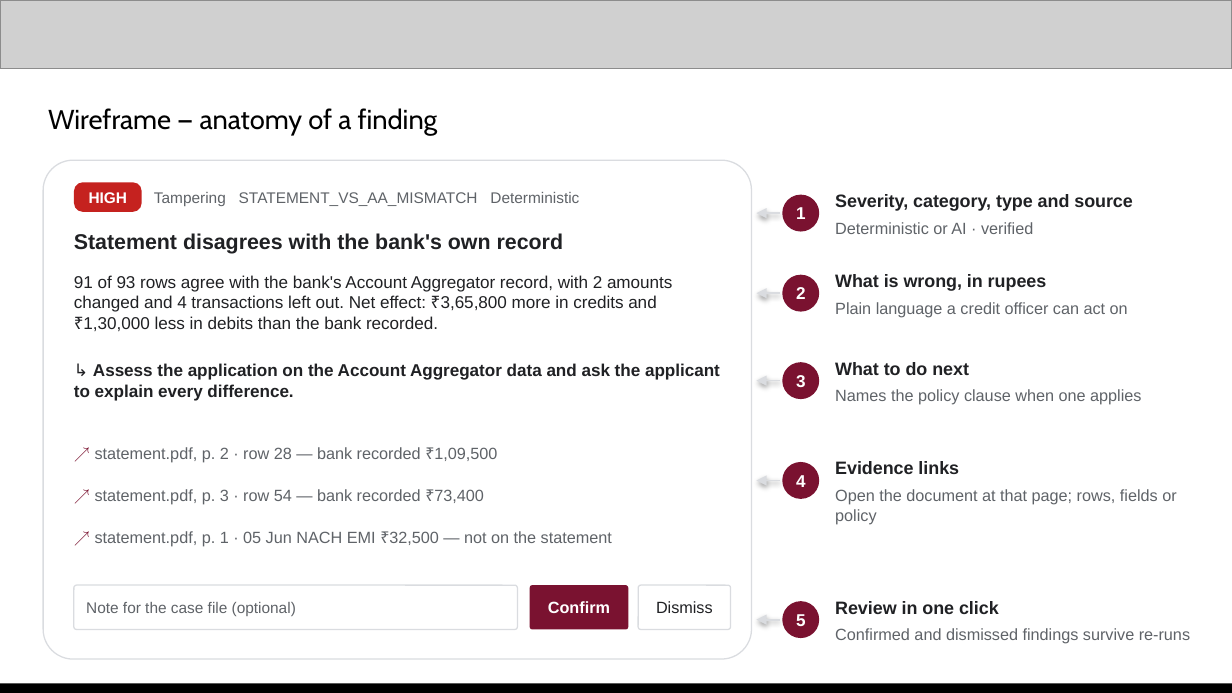
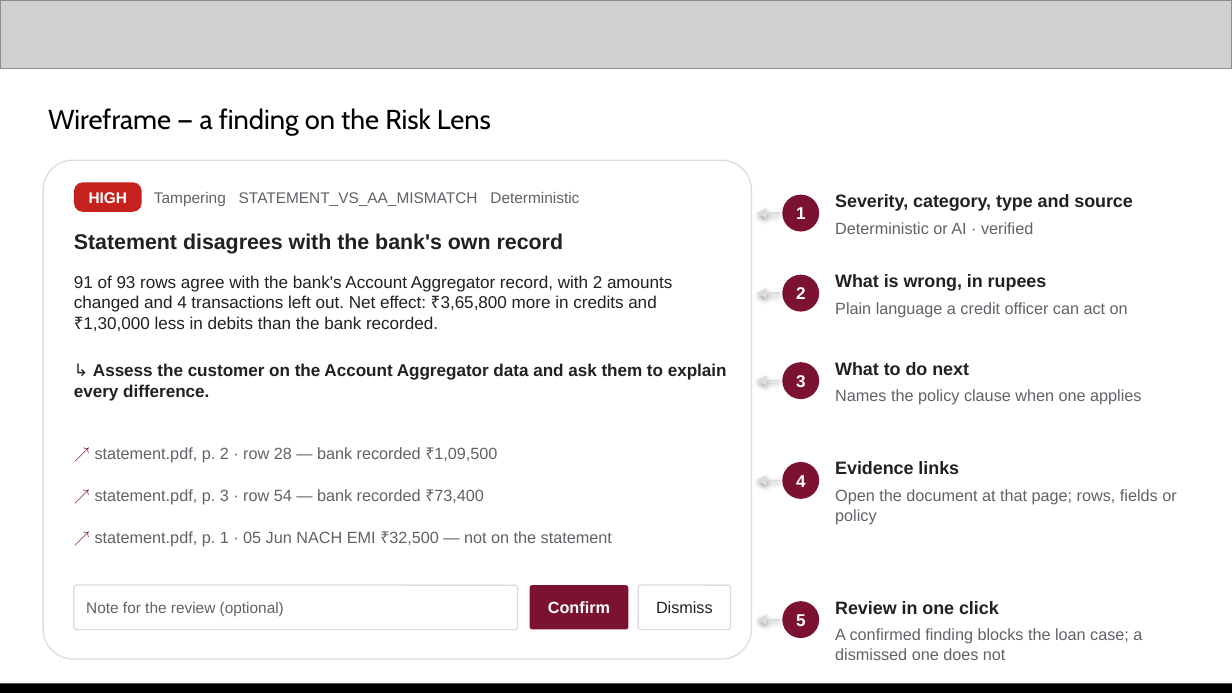
Before and after one commit to abhinavmukwane/FinRiskLensAI-RAG-V2, a slide deck: slide 6 of Doc/FinRiskLens_AI_Builder_Cup_2026.pptx. Drawn at 1232x693 pixels with LibreOffice and Linux fonts; fonts in the diff are those of the drawing; grey boxes stand for pictures. Boxes give left, top, right and bottom in pixels: in the first picture for what was removed or moved away, otherwise in the second. Text is boxed around its words. In the diff, an @@ line names an element or a change of style, - is before the commit and + after.

Commit message:
#Customer-wise only: case pages and Rings page removed; deck and docs to the customer flow
- Case page and Rings page/menu removed; Risk Lens actions moved to RiskLensController (/risk-lens)
- Customer links stay in each Risk Lens Network section, naming the linked customers
- A confirmed finding keeps blocking the loan case; only a dismissed one stops counting
- Deck: team AS FinTech Developer, customer flow, new snapshots; README, architecture, plan and video script updated

```diff
--- a/Doc/FinRiskLens_AI_Builder_Cup_2026.pptx
+++ b/Doc/FinRiskLens_AI_Builder_Cup_2026.pptx
@@ text at (x1=48, y1=108, x2=491, y2=135): text changed @@
-Wireframe — anatomy of a finding
+Wireframe — a finding on the Risk Lens
@@ text at (x1=74, y1=363, x2=727, y2=401): text changed @@
-↳ Assess the application on the Account Aggregator data and ask the applicant to explain every difference.
+↳ Assess the customer on the Account Aggregator data and ask them to explain every difference.
@@ text at (x1=86, y1=602, x2=284, y2=616): text changed @@
-Note for the case file (optional)
+Note for the review (optional)
@@ text at (x1=835, y1=628, x2=1142, y2=660): text changed @@
-Confirmed and dismissed findings survive re-runs
+A confirmed finding blocks the loan case; a dismissed one does not
```
Also in this commit, not shown: 14 other slides changed, 2 slides removed, 25 other files.
